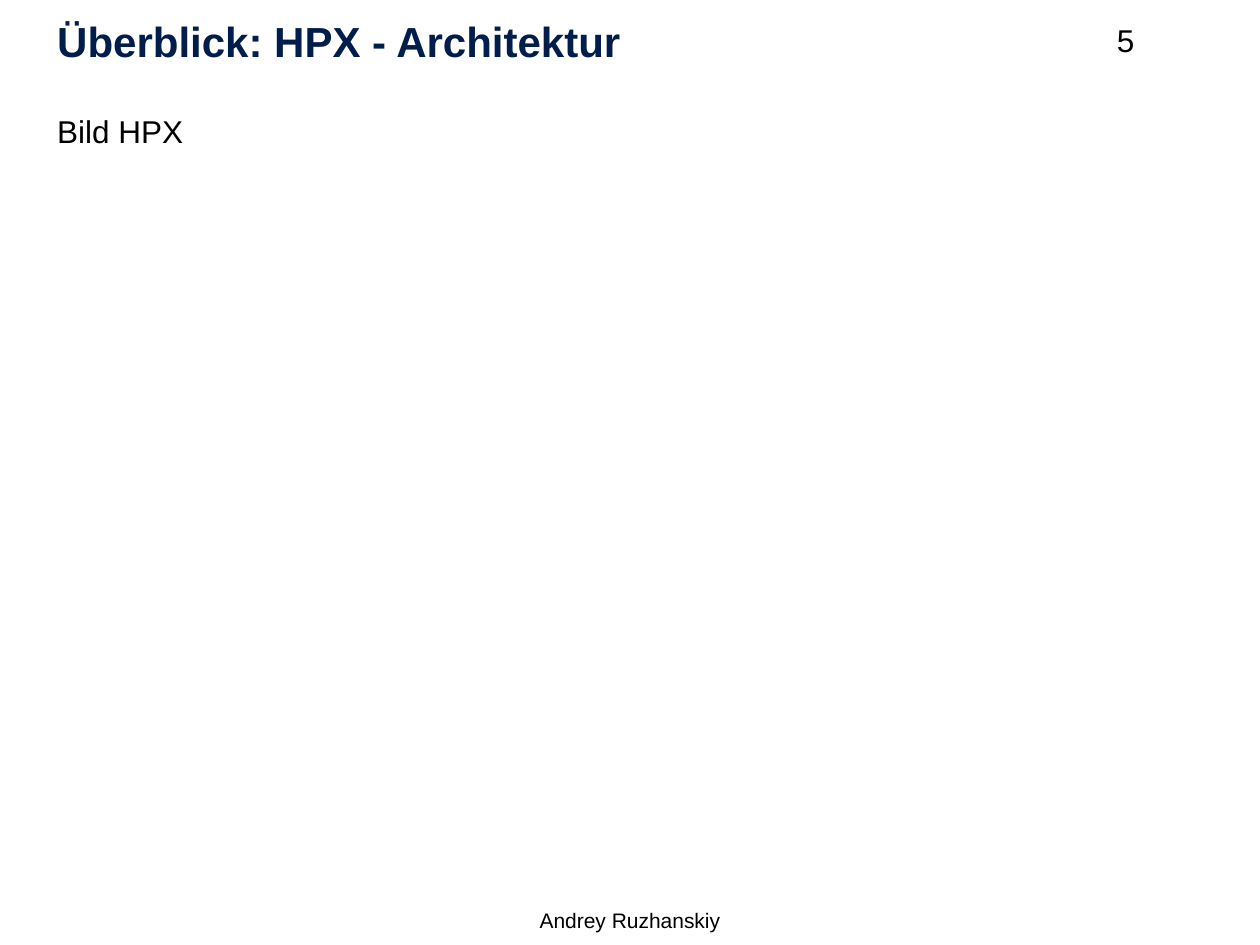
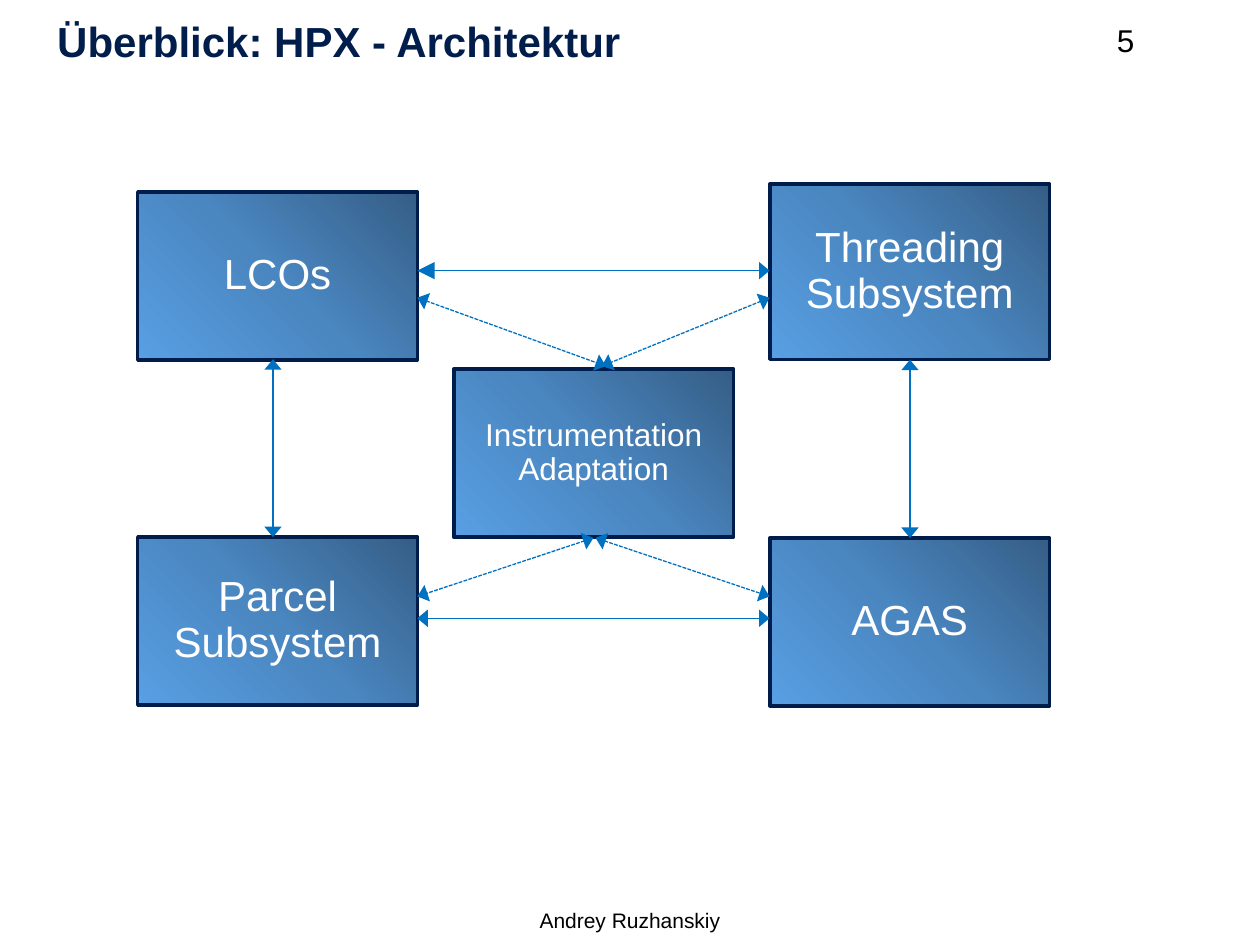
Before and after one commit to Setahero/HPC_Kokkos_HS, a slide deck: slide 5 of Hauptseminar HPC.pptx. Drawn at 1260x945 pixels with LibreOffice and Linux fonts; fonts in the diff are those of the drawing; background and template pictures are left out. Boxes give left, top, right and bottom in pixels: in the first picture for what was removed or moved away, otherwise in the second. Text is boxed around its words. In the diff, an @@ line names an element or a change of style, - is before the commit and + after.

```diff
--- a/Hauptseminar HPC.pptx
+++ b/Hauptseminar HPC.pptx
@@ text removed at (x1=57, y1=120, x2=183, y2=144) @@
-Bild HPX
@@ double arrow added from (417, 271) to (770, 271), #0070C0 0.75 pt @@
@@ double arrow added from (417, 297) to (606, 367), #0070C0 0.75 pt dashed @@
@@ double arrow added from (770, 297) to (602, 367), #0070C0 0.75 pt dashed @@
@@ double arrow added from (273, 359) to (273, 537), #0070C0 0.75 pt @@
@@ group added at (x1=137, y1=184, x2=1050, y2=706): 5 freeform shapes @@
+LCOs
+Threading Subsystem
+Parcel Subsystem
+AGAS
+Instrumentation Adaptation
@@ double arrow added from (910, 360) to (910, 538), #0070C0 0.75 pt @@
@@ double arrow added from (593, 538) to (417, 596), #0070C0 0.75 pt dashed @@
@@ double arrow added from (596, 538) to (770, 596), #0070C0 0.75 pt dashed @@
@@ double arrow added from (417, 619) to (770, 619), #0070C0 0.75 pt @@
```
Also in this commit, not shown: 3 other slides changed.
